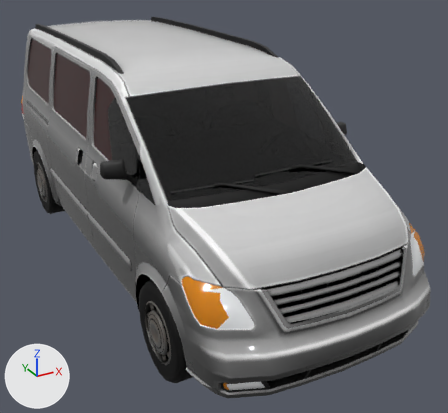
The glTF model game/public/models/car_traffic_5.glb, before and after one commit.
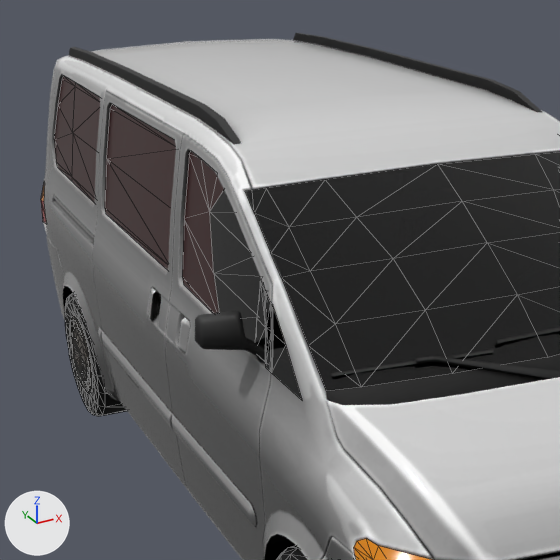
Each version appears first whole from a 50 mm camera at (-1.94, -4.26, 2.47) aimed at (0.25, -0.27, 0.47), and next in a close-up on the part from 0% to 64% of the width and 0% to 70% of the height. Every picture has the same lights, and +X, +Y and +Z are marked at lower left. The first two pictures are the older version. The close-ups show mesh edges as thin lines. Vertices at exactly the same position are counted once.

In view in the first close-up: 'Body', 'Glass', 'IndicatorFR', 'WheelRR' and 2 more.
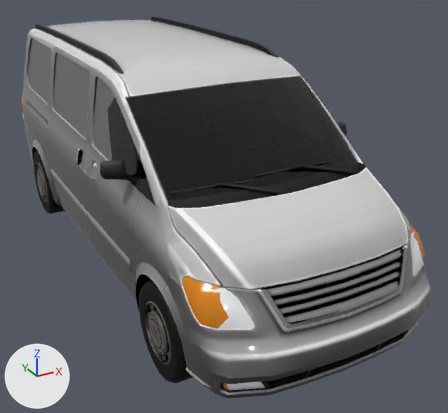
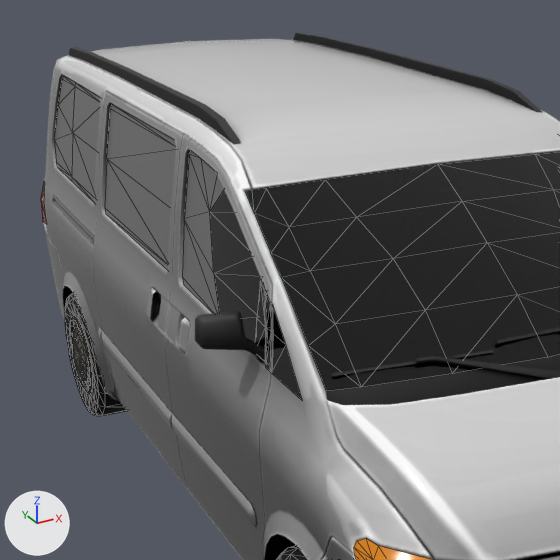
Boxes (x1, y1, x2, y2) around the edits, measured in the close-ups (560 x 560 px):
part 1 of me_minivan_body_glass_0, recoloured
    both: (54, 76, 224, 313)

Edits to the bpy script that builds the scene:
```text
Add mat_carpaintpanel:
    mat_carpaintpanel = principled_material('CarPaintPanel')
    mat_carpaintpanel.base_color = (0.164, 0.164, 0.164)  # grey #717171
    mat_carpaintpanel.metallic = 0.1
    mat_carpaintpanel.roughness = 0.35
Change me_minivan_body_glass_0:
    where me_minivan_body_glass_0.from_pydata(...)  # 170 vertices, 197 faces; spans x -0.75..0.74, y -1.43..2.19, z 1.07..1.59
    used by ob_glass; location = (0.0, 0.0, 0.0)
    me_minivan_body_glass_0 part 1: all 96 faces that had it switch from mat_vanpanel (dark red #330707) to mat_carpaintpanel (grey #717171)
```
